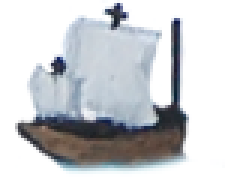
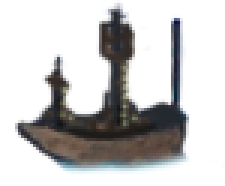
Revision of a layered 225 x 186 image; what changed, layer by layer:
added layer "Layer 1" above "Layer 0" over [21,0,174,141]
hid "Layer 0" over [21,0,174,141]
